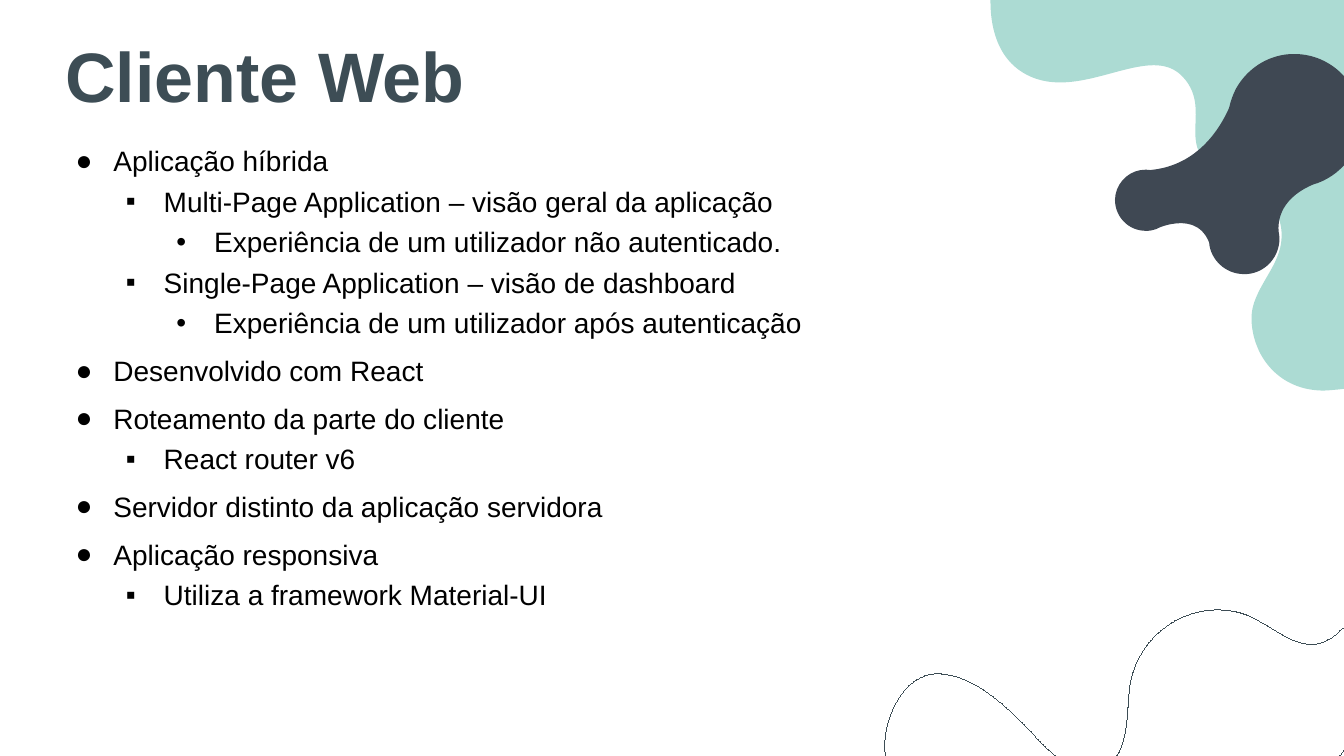
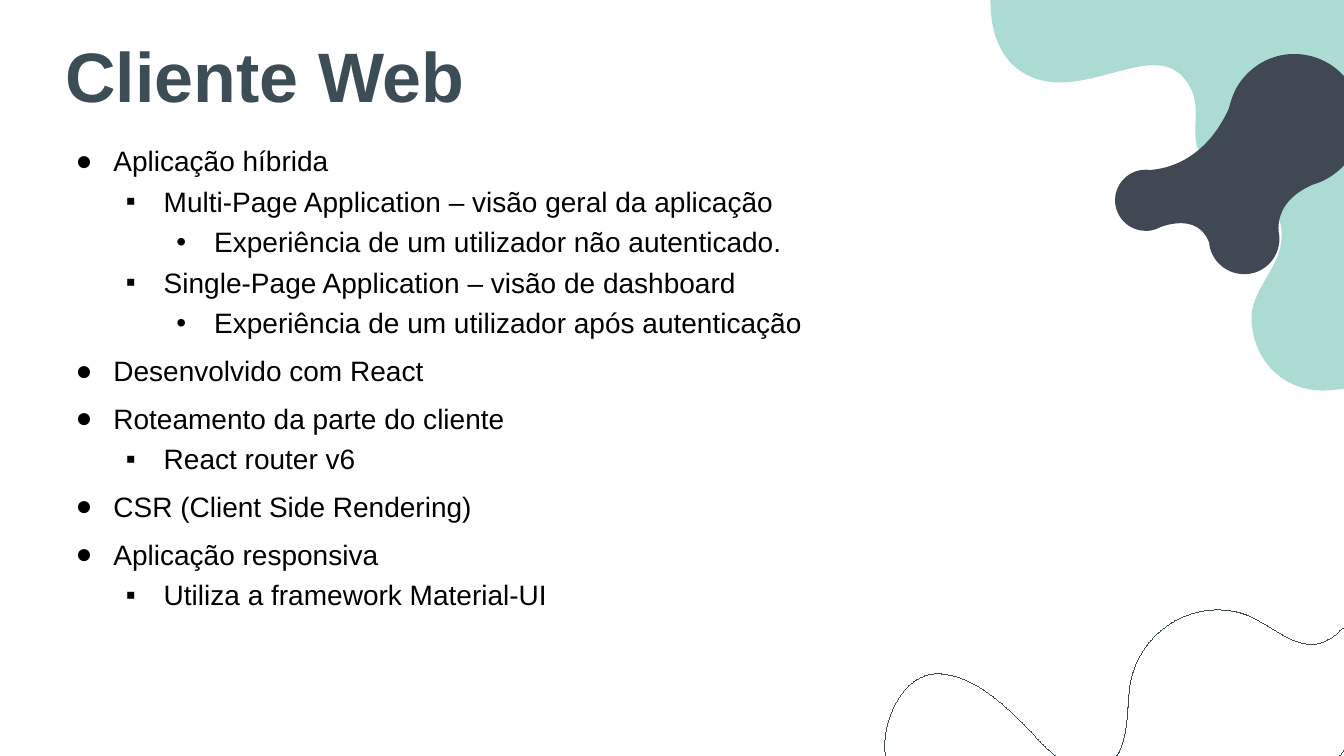
Before and after one commit to BernardoFMF/surf-management-app, a slide deck: slide 9 of docs/demonstracao-progresso.pptx (slide 8 before the commit). Drawn at 1344x756 pixels with LibreOffice and Linux fonts; fonts in the diff are those of the drawing. Boxes give left, top, right and bottom in pixels: in the first picture for what was removed or moved away, otherwise in the second. Text is boxed around its words. In the diff, an @@ line names an element or a change of style, - is before the commit and + after.

```diff
--- a/docs/demonstracao-progresso.pptx
+++ b/docs/demonstracao-progresso.pptx
@@ subtitle at bbox=[113, 496, 472, 522]: text changed @@
-● Servidor distinto da aplicação servidora
+● CSR (Client Side Rendering)
```
Also in this commit, not shown: 5 other slides changed, 1 slide added.
